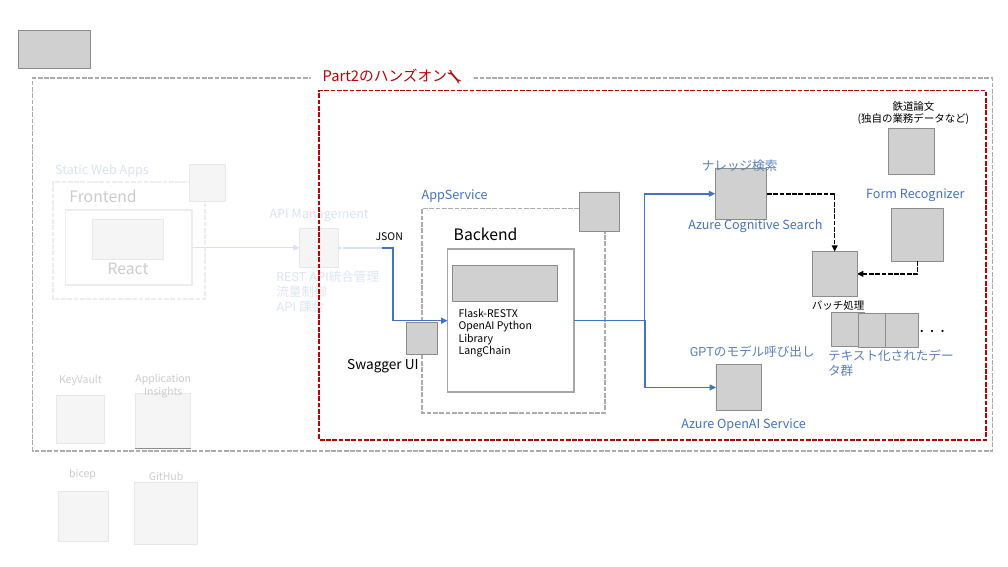
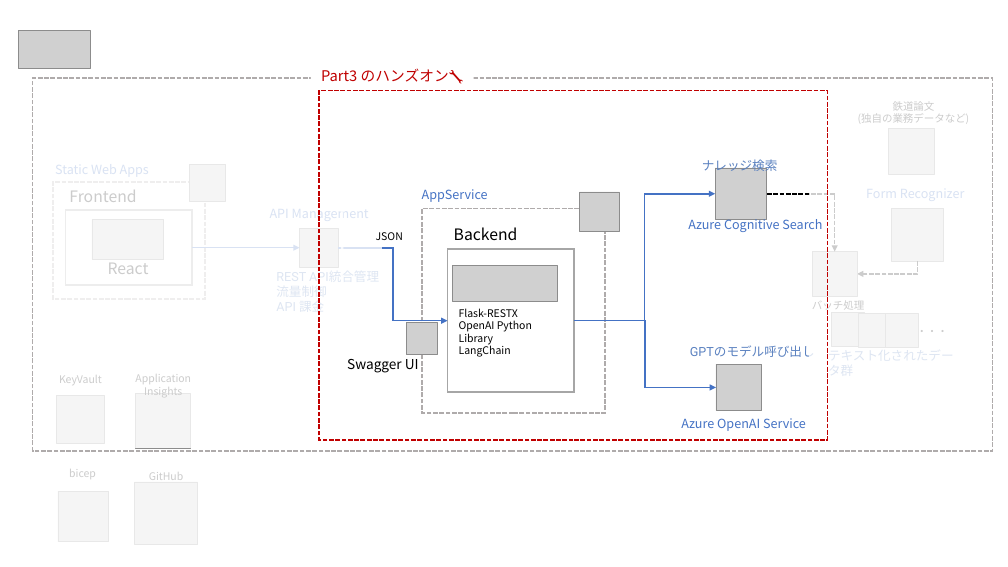
Before and after one commit to zhenqingHE/azure-search-openai-demo, a slide deck: slide 6 of docs/images/fig.pptx (slide 5 before the commit). Drawn at 1008x567 pixels with LibreOffice and Linux fonts; fonts in the diff are those of the drawing; grey boxes stand for pictures. Boxes give left, top, right and bottom in pixels: in the first picture for what was removed or moved away, otherwise in the second. Text is boxed around its words. In the diff, an @@ line names an element or a change of style, - is before the commit and + after.

Commit message:
Update: nw lecture

```diff
--- a/docs/images/fig.pptx
+++ b/docs/images/fig.pptx
@@ text at (x1=321, y1=68, x2=464, y2=84): text changed @@
-Part2のハンズオン🔧
+Part3 のハンズオン🔧
@@ rectangle resized from (x1=319, y1=91, x2=986, y2=440) to (x1=319, y1=91, x2=828, y2=440) @@
@@ rectangle added at (x1=809, y1=95, x2=971, y2=423), fill #FFFFFF at 80% opacity @@
@@ text removed at (x1=866, y1=188, x2=965, y2=201) @@
-Form Recognizer
```
Also in this commit, not shown: 1 other slide changed, 1 slide added, 6 other files.
